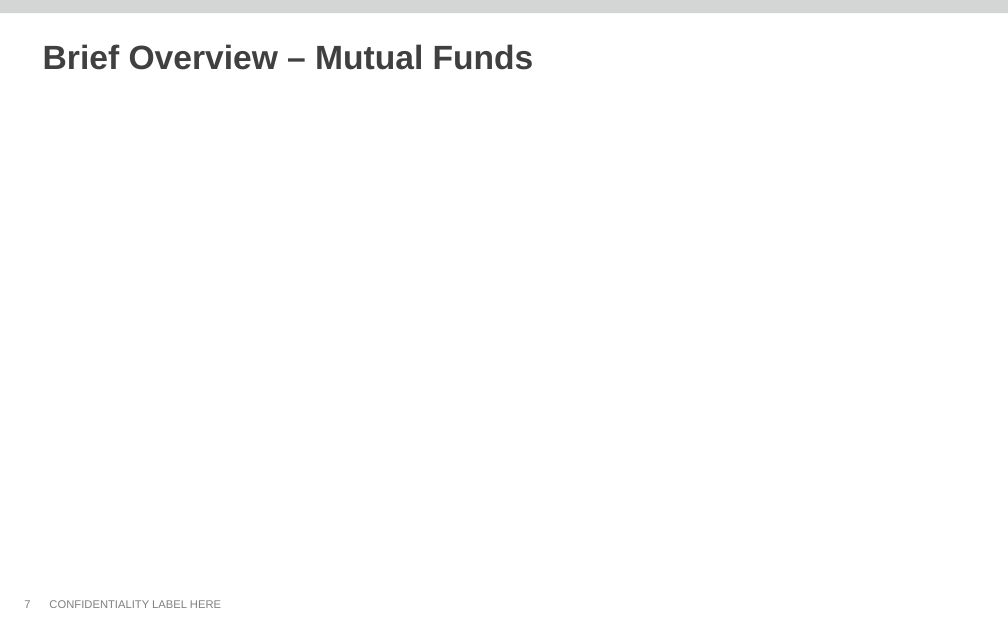
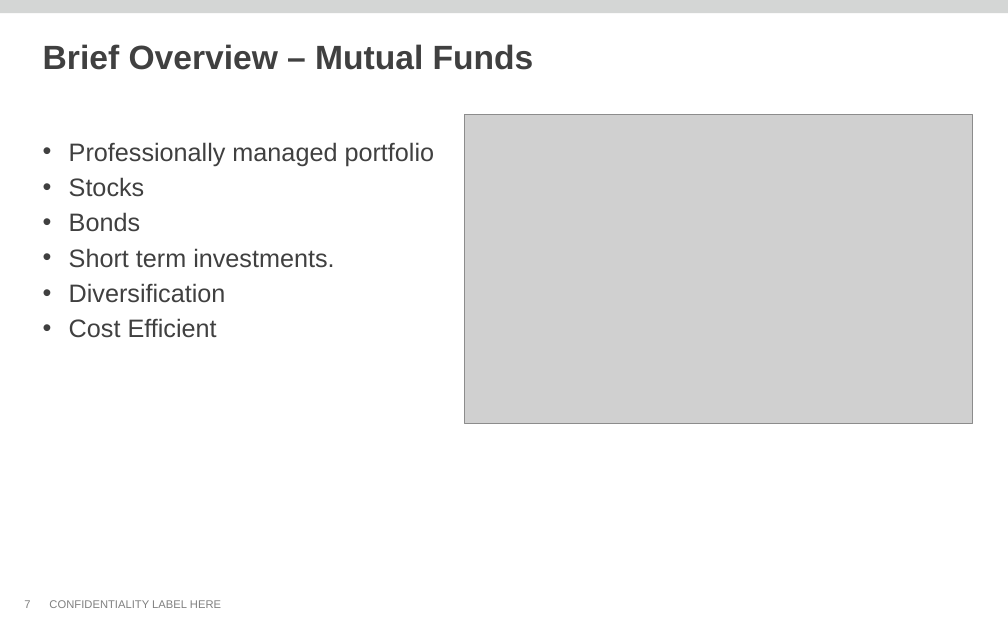
Before and after one commit to thomas-pontikes/greenhouse, a slide deck: slide 7 of CMF.pptx. Drawn at 1008x630 pixels with LibreOffice and Linux fonts; fonts in the diff are those of the drawing; grey boxes stand for pictures; background and template pictures are left out. Boxes give left, top, right and bottom in pixels: in the first picture for what was removed or moved away, otherwise in the second. Text is boxed around its words. In the diff, an @@ line names an element or a change of style, - is before the commit and + after.

```diff
--- a/CMF.pptx
+++ b/CMF.pptx
@@ picture added at [465, 115, 973, 423] @@
@@ text added at [69, 142, 435, 338], 18 pt, text #404040 @@
+• Professionally managed portfolio
+• Stocks
+• Bonds
+• Short term investments.
+• Diversification
+• Cost Efficient
```
Also in this commit, not shown: 4 other slides changed, 5 slides added, 22 slides removed.
